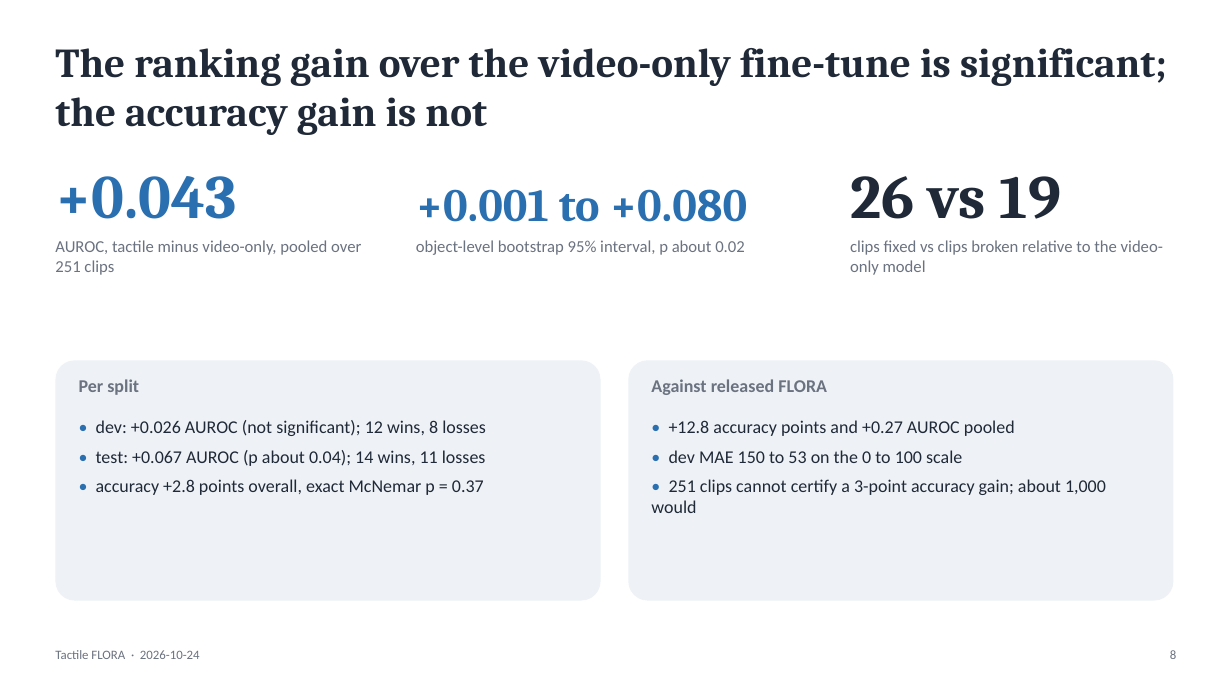
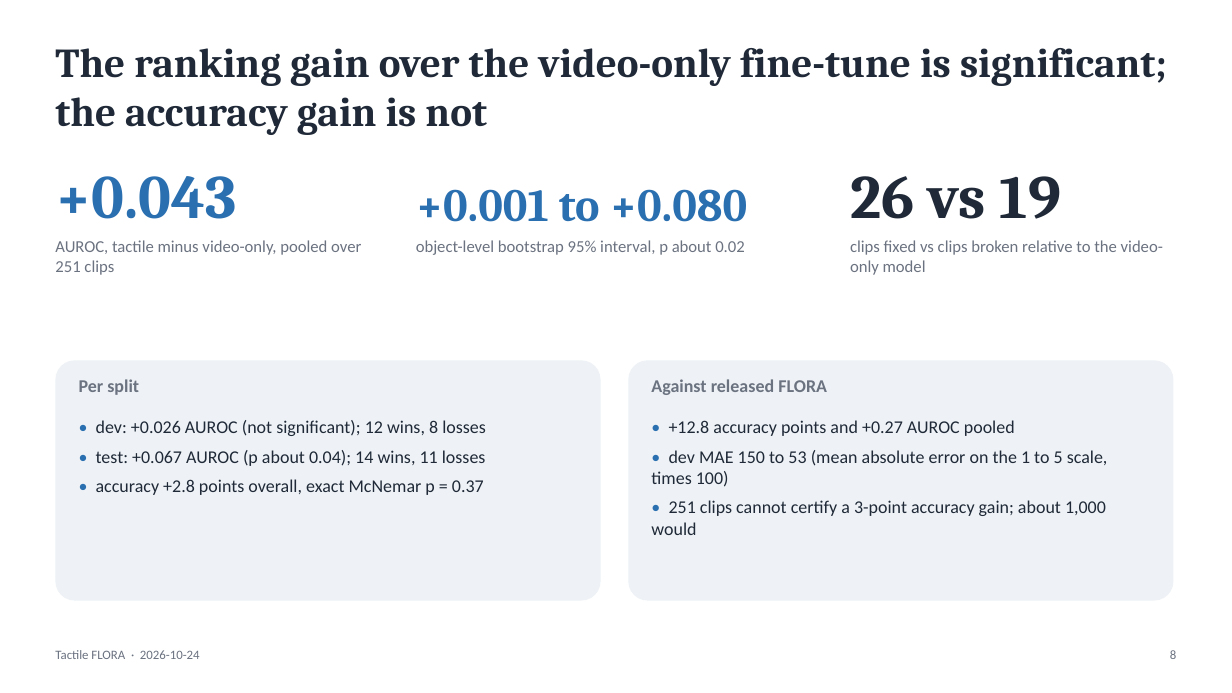
Before and after one commit to ogershony/tactile-flora, a slide deck: slide 8 of writeup/slides/tactile-flora.pptx. Drawn at 1232x693 pixels with LibreOffice and Linux fonts; fonts in the diff are those of the drawing. Boxes give left, top, right and bottom in pixels: in the first picture for what was removed or moved away, otherwise in the second. Text is boxed around its words. In the diff, an @@ line names an element or a change of style, - is before the commit and + after.

```diff
--- a/writeup/slides/tactile-flora.pptx
+++ b/writeup/slides/tactile-flora.pptx
@@ text at (651,450,1108,487): text changed @@
-• dev MAE 150 to 53 on the 0 to 100 scale
+• dev MAE 150 to 53 (mean absolute error on the 1 to 5 scale, times 100)
```
Also in this commit, not shown: 5 other slides changed, 10 other files.
